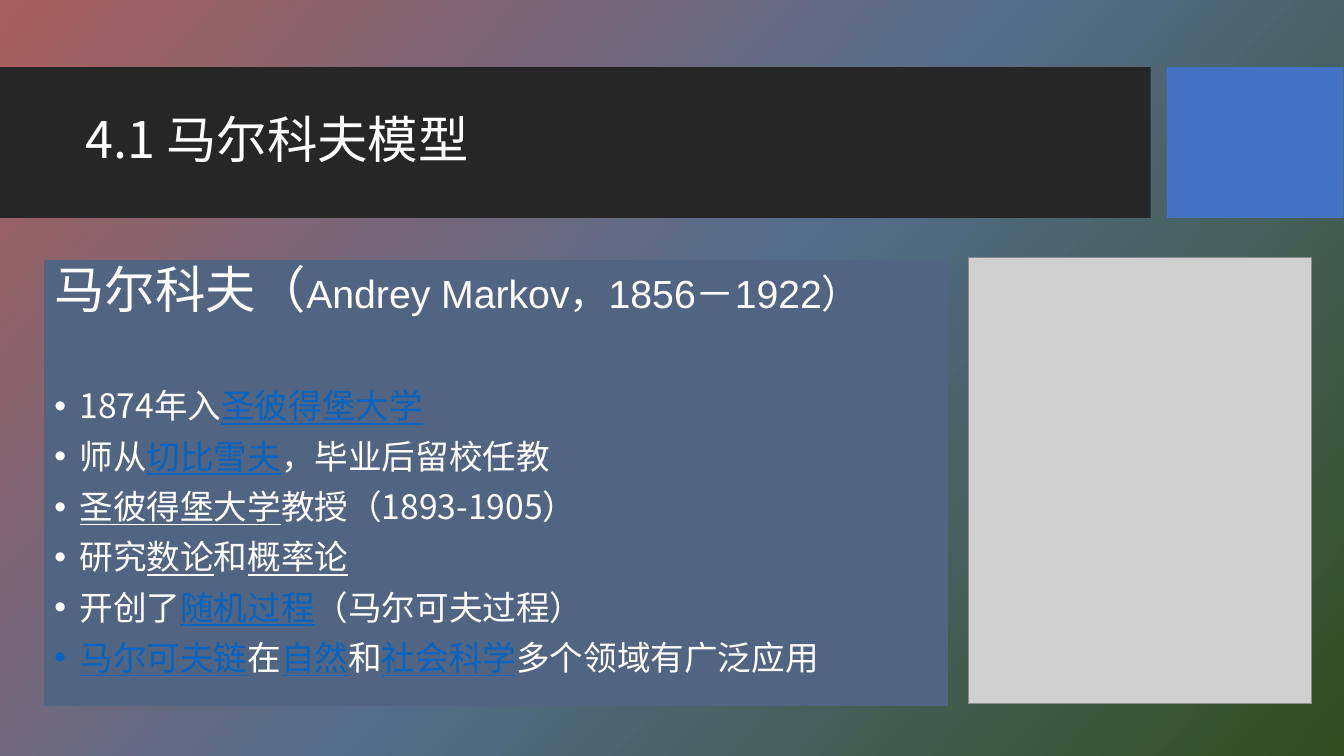
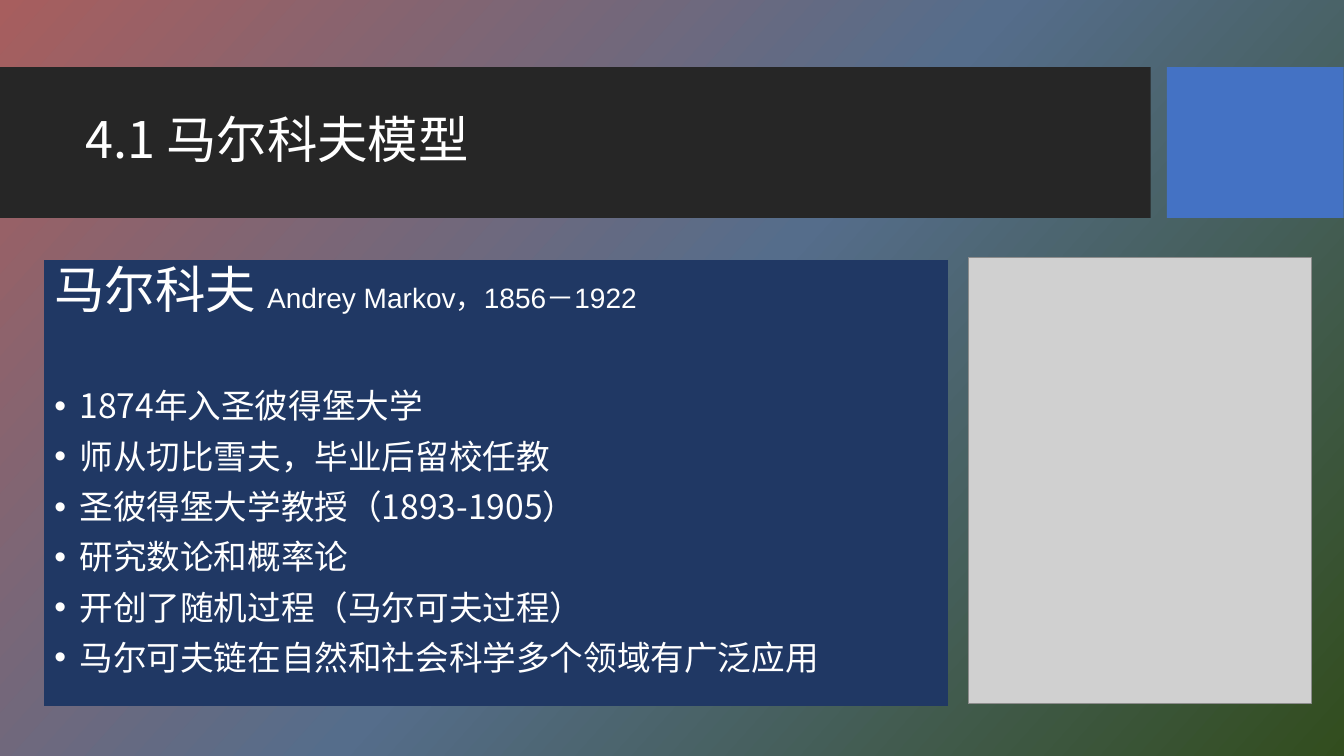
Before and after one commit to HBU/NLP_PPT, a slide deck: slide 3 of PPT-2020/ch04 隐马尔科夫模型.pptx. Drawn at 1344x756 pixels with LibreOffice and Linux fonts; fonts in the diff are those of the drawing; grey boxes stand for pictures; background and template pictures are left out. Boxes give left, top, right and bottom in pixels: in the first picture for what was removed or moved away, otherwise in the second. Text is boxed around its words. In the diff, an @@ line names an element or a change of style, - is before the commit and + after.

```diff
--- a/PPT-2020/ch04 隐马尔科夫模型.pptx
+++ b/PPT-2020/ch04 隐马尔科夫模型.pptx
@@ text "马尔科夫 Andrey Markov，1856－1922" at [44, 260, 949, 706]: fill #526582 to #203864 @@
@@ text at [54, 257, 637, 313]: text changed; size 28 to 20 pt @@
-马尔科夫（Andrey Markov，1856－1922）
+马尔科夫 Andrey Markov，1856－1922
@@ text at [80, 389, 819, 673]: text colour #0563C1 to #FFFFFF in "1874年入圣彼得堡大学", "师从切比雪夫，毕业后留校任教", "开创了随机过程（马尔可夫过程）", "马尔可夫链在自然和社会科学多个领域有广泛应用"; underline off in "1874年入圣彼得堡大学", "师从切比雪夫，毕业后留校任教", "圣彼得堡大学教授（1893-1905）", "研究数论和概率论" and 2 more places @@
```
Also in this commit, not shown: 3 other slides changed, 1 slide added, 1 slide removed, 2 other files.
